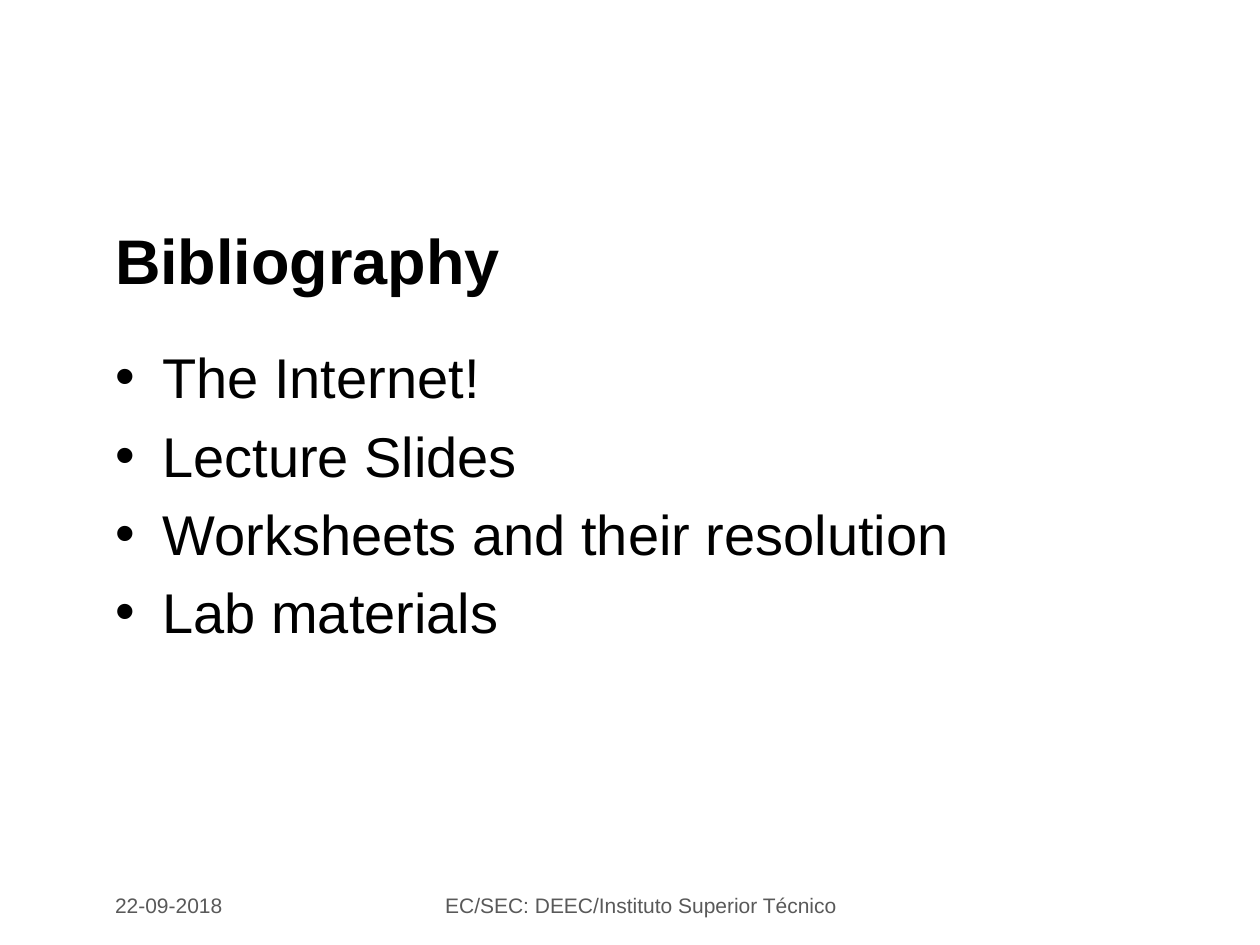
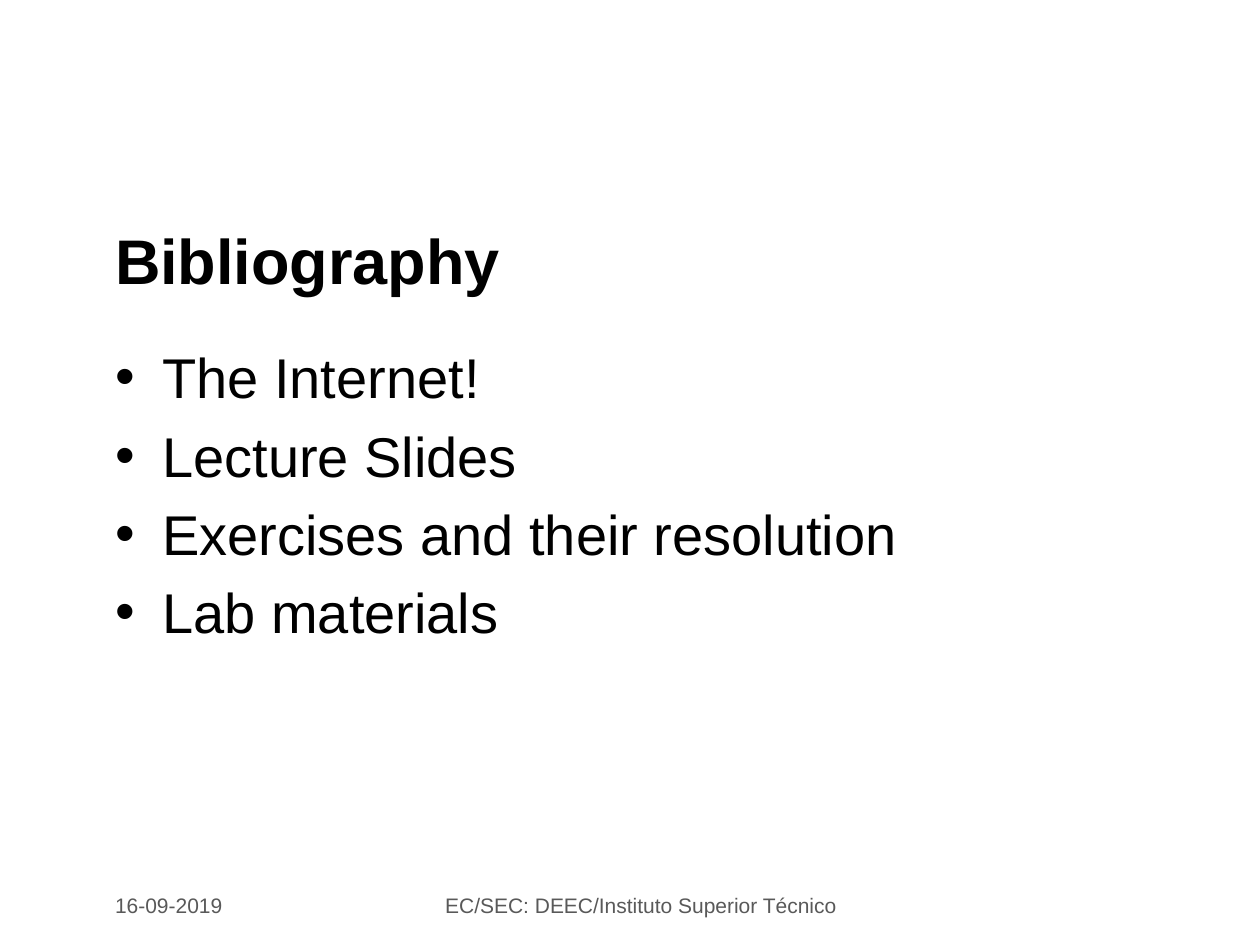
Before and after one commit to jjts/ist-sec, a slide deck: slide 12 of lectures/l1_intro/l1.odp (slide 11 before the commit). Drawn at 1260x945 pixels with LibreOffice and Linux fonts; fonts in the diff are those of the drawing; background and template pictures are left out. Boxes give left, top, right and bottom in pixels: in the first picture for what was removed or moved away, otherwise in the second. Text is boxed around its words. In the diff, an @@ line names an element or a change of style, - is before the commit and + after.

```diff
--- a/lectures/l1_intro/l1.odp
+++ b/lectures/l1_intro/l1.odp
@@ text at (162,514,897,556): text changed @@
-• Worksheets and their resolution
+• Exercises and their resolution
@@ text at (115,898,222,913): text changed @@
-22-09-2018
+16-09-2019
```
Also in this commit, not shown: 9 other slides changed, 2 slides added, 1 slide removed, 2 other files.
